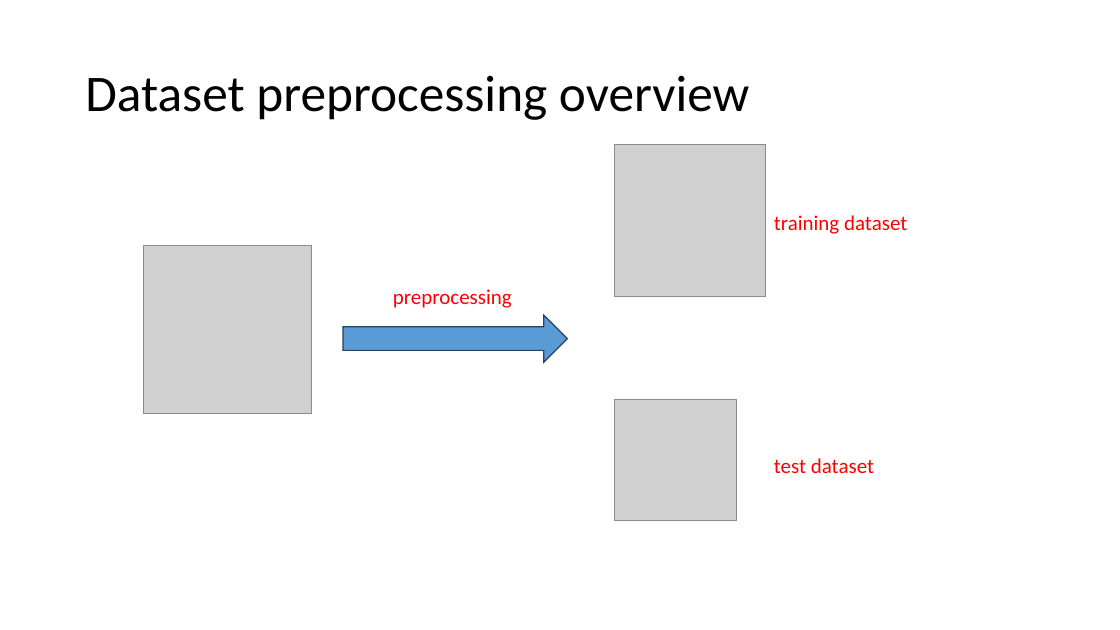
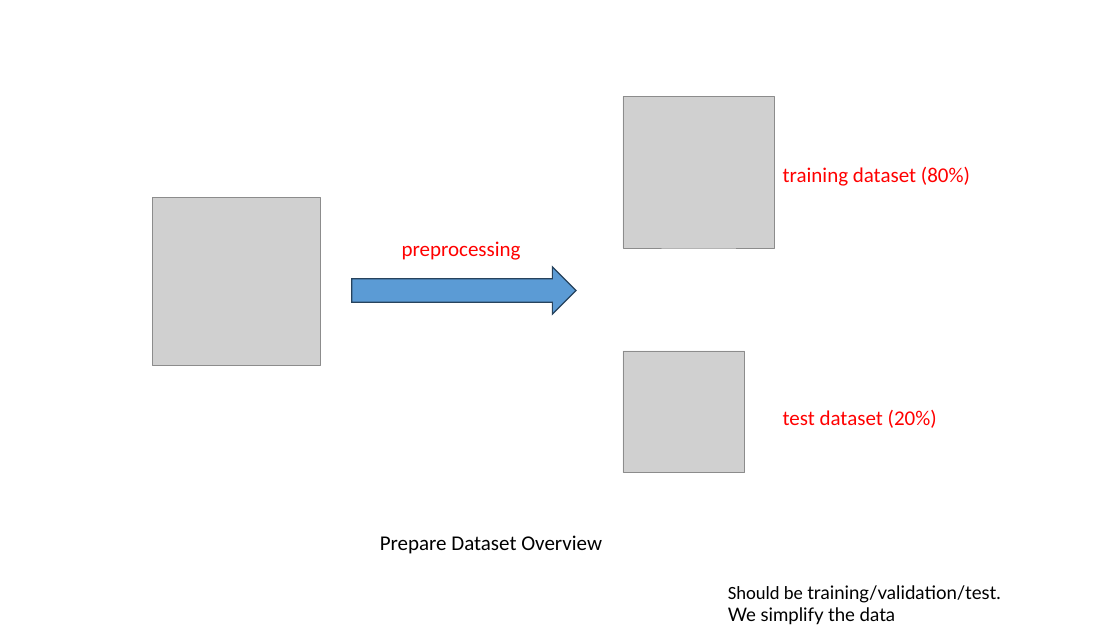
Before and after one commit to frankwxu/digital-forensics-lab, a slide deck: slide 13 of AI4Forensics/IP_Identifier_Fine_Tuning/IP_Identifer_Fine_Tuning.pptx (slide 12 before the commit). Drawn at 1120x630 pixels with LibreOffice and Linux fonts; fonts in the diff are those of the drawing; grey boxes stand for pictures; background and template pictures are left out. Boxes give left, top, right and bottom in pixels: in the first picture for what was removed or moved away, otherwise in the second. Text is boxed around its words. In the diff, an @@ line names an element or a change of style, - is before the commit and + after.

```diff
--- a/AI4Forensics/IP_Identifier_Fine_Tuning/IP_Identifer_Fine_Tuning.pptx
+++ b/AI4Forensics/IP_Identifier_Fine_Tuning/IP_Identifer_Fine_Tuning.pptx
@@ title removed at box(85, 75, 749, 120) @@
-Dataset preprocessing overview
@@ text at box(783, 167, 970, 186): text changed @@
-training dataset
+training dataset (80%)
@@ 3 pictures, 1 text, 1 right arrow: place and size @@
-3 pictures, 1 text, 1 right arrow at box(144, 145, 765, 521)
+3 pictures, 1 text, 1 right arrow at box(152, 97, 775, 473)
@@ text at box(783, 410, 937, 428): text changed @@
-test dataset
+test dataset (20%)
@@ text added at box(380, 535, 602, 554), 18 pt, text #000000 @@
+Prepare Dataset Overview
@@ text added at box(728, 585, 1000, 625), 16 pt, text #000000 @@
+Should be training/validation/test. We simplify the data
```
Also in this commit, not shown: 19 other slides changed, 1 slide added.
